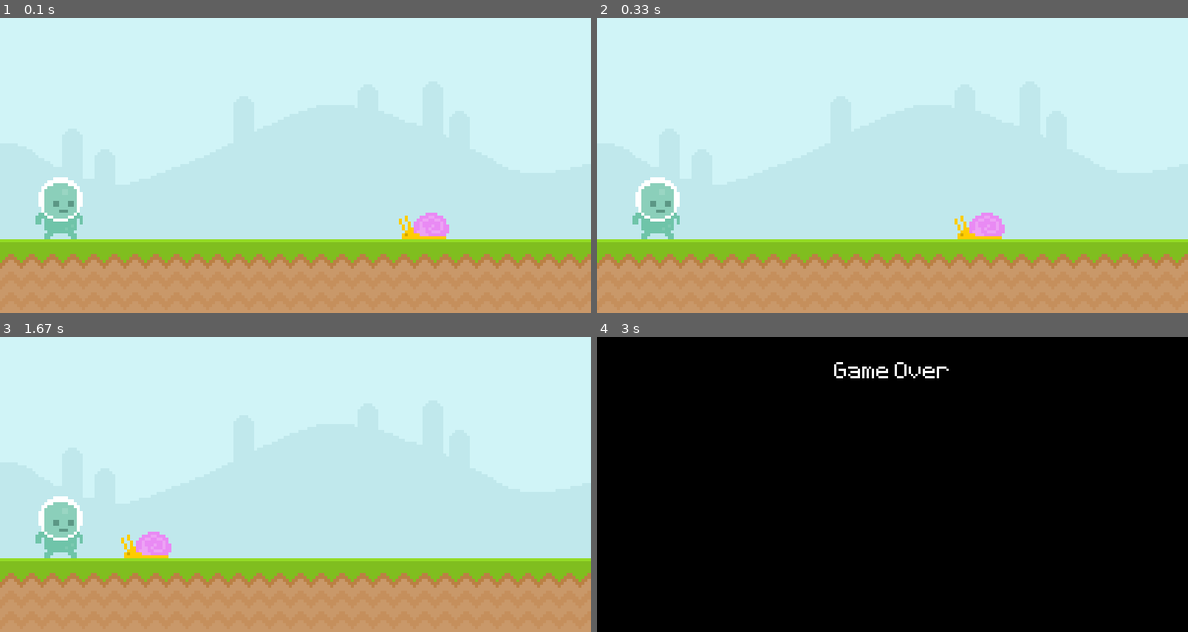
Above: before the commit, frames 1-4 (two rows, left to right).
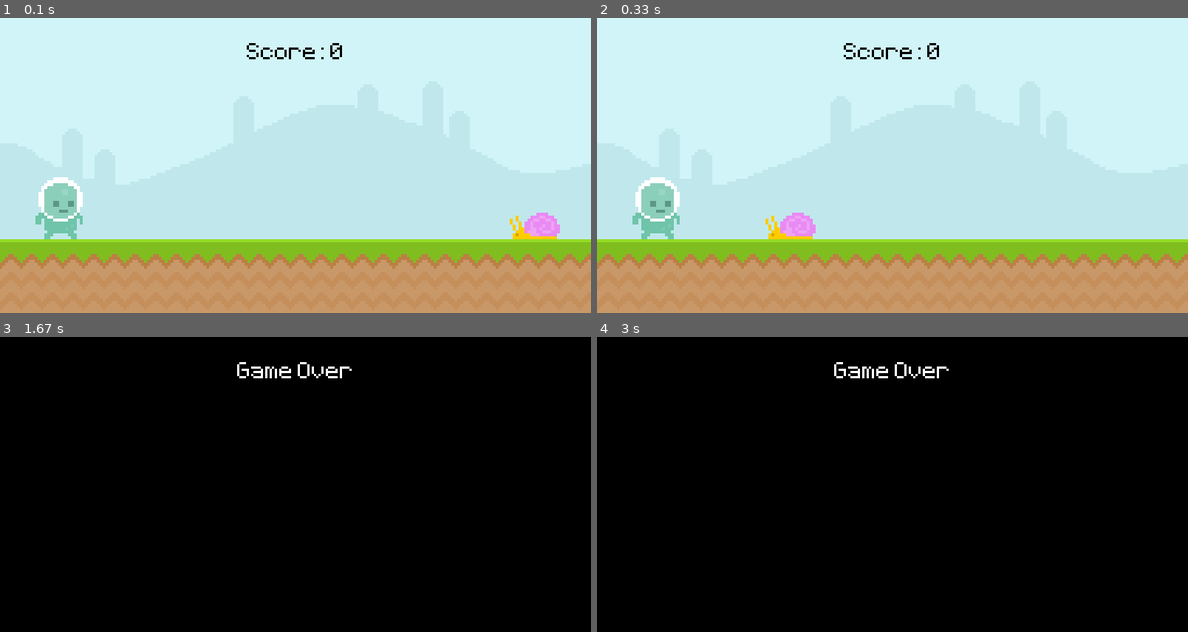
Above: after the commit, the same moments.

Repository: kimrobbin/pygame
Game: pygame game, started from main.py
Two runs of this game, one before a commit and one after it. Both use one fixed random seed, a clock stepped at 60 frames per second and the inputs below.
Inputs:
- Up to frame 1 (0.1 s): no input
- Up to frame 2 (0.33 s): no input
- Up to frame 3 (1.67 s): no input
- Up to frame 4 (3 s): no input

The runs differ from the first frame. In frame 1, 1.4% of the frame differs, in the area x 41-95%, y 8-75%; in frame 2, 1.4%; in frame 3, 100%, in the area x 0-100%, y 0-100%; in frame 4, nothing differs.

Commit message:
before py bag

Diff:
--- a/main.py
+++ b/main.py
@@ -35,6 +35,7 @@
 player = Player(floor_top)
 snail = Snail(floor_top)
 
+start_time = int(pygame.time.get_ticks() / 1000)
 snail_spawn_time = 0
 snails = [Snail(floor_top)]
 
@@ -49,17 +50,23 @@
     if game_active:
         screen.blit(sky_surface, (0, 0))
         screen.blit(ground_surface, (0, floor_top))
-        # display_score()
+        display_score()
 
         # Snail
         for snail in snails:
             snail.snail_move()
             snail.draw(screen)
 
+        # More snail logic
         current_time = int(pygame.time.get_ticks() / 1000)
-        if current_time - snail_spawn_time >= 20:
+        if current_time - snail_spawn_time >= 63:
             snails.append(Snail(floor_top))
             snail_spawn_time = current_time
+
+        for snail in snails:
+            snail.move_speed += 1
+            snail.snail_move()
+            print(snail.snail_move)
 
         # Player
         player.player_grav()
--- a/snail.py
+++ b/snail.py
@@ -4,7 +4,7 @@
 
     def __init__(self, floor_top):
         self.surface = pygame.image.load("graphics/snail/snail1.png").convert_alpha()
-        self.rect = self.surface.get_rect(midbottom=(600, floor_top))
+        self.rect = self.surface.get_rect(midbottom=(800, floor_top))
         self.respawn = self.surface.get_rect(midbottom=(800, floor_top))
         self.floor_top = floor_top
         self.move_speed = 4
@@ -17,9 +17,3 @@
 
     def draw(self, screen):
         screen.blit(self.surface, self.rect)
-
-
-    def snail2_move(self):
-        self.respawn.x -= self.move_speed
-        if self.respawn.right <= 0:
-            self.respawn.left = self.rect.left
Not shown, added: notat.md
